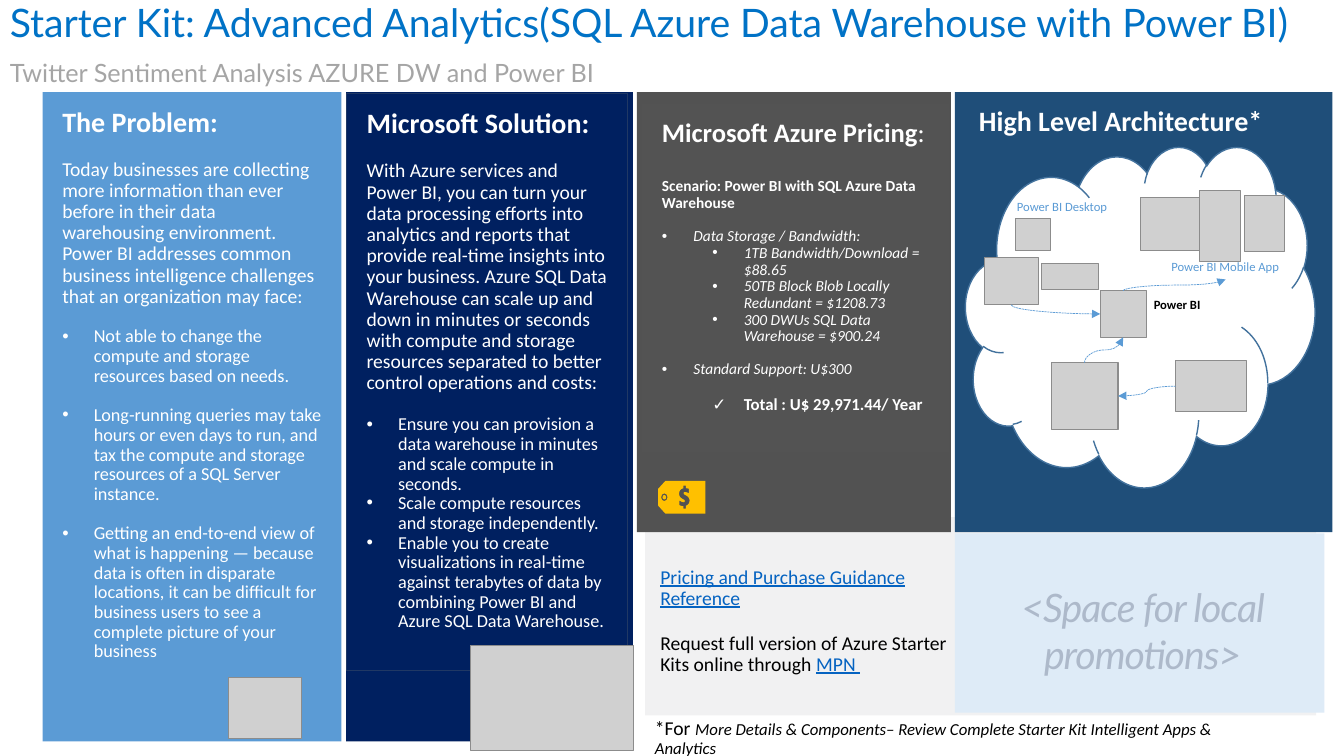
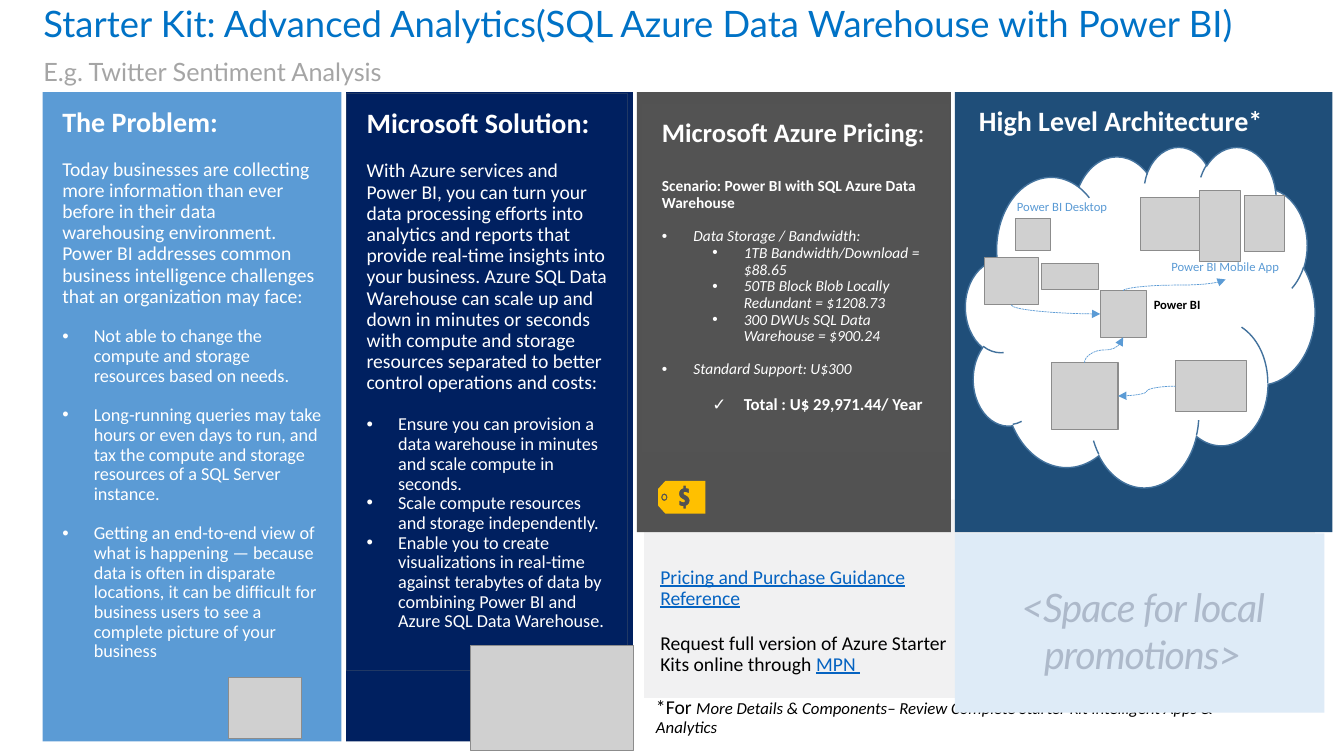
Before and after one commit to kulado/azure-starterkits, a slide deck: slide 1 of Content/Starter Kit - Intelligent Apps & Analytics/0 - Starter Kit - Intelligent Apps & Analytics.pptx. Drawn at 1344x756 pixels with LibreOffice and Linux fonts; fonts in the diff are those of the drawing; grey boxes stand for pictures. Boxes give left, top, right and bottom in pixels: in the first picture for what was removed or moved away, otherwise in the second. Text is boxed around its words. In the diff, an @@ line names an element or a change of style, - is before the commit and + after.

```diff
--- a/Content/Starter Kit - Intelligent Apps & Analytics/0 - Starter Kit - Intelligent Apps & Analytics.pptx
+++ b/Content/Starter Kit - Intelligent Apps & Analytics/0 - Starter Kit - Intelligent Apps & Analytics.pptx
@@ title at bbox=[43, 9, 1232, 85]: text changed; size 28 to 26 pt @@
-Starter Kit: Advanced Analytics(SQL Azure Data Warehouse with Power BI)
-Twitter Sentiment Analysis AZURE DW and Power BI
+Starter Kit: Advanced Analytics(SQL Azure Data Warehouse with Power BI)
+E.g. Twitter Sentiment Analysis
@@ rectangle: place and size @@
-rectangle at bbox=[645, 518, 1316, 716]
+rectangle at bbox=[644, 500, 1315, 698]
@@ text "*For More Details & Components– ...": place and size @@
-text "*For More Details & Components– ..." at bbox=[655, 721, 1196, 756]
+text "*For More Details & Components– ..." at bbox=[656, 700, 1197, 736]
```
Also in this commit, not shown: 3 other slides changed, 3 other files.
